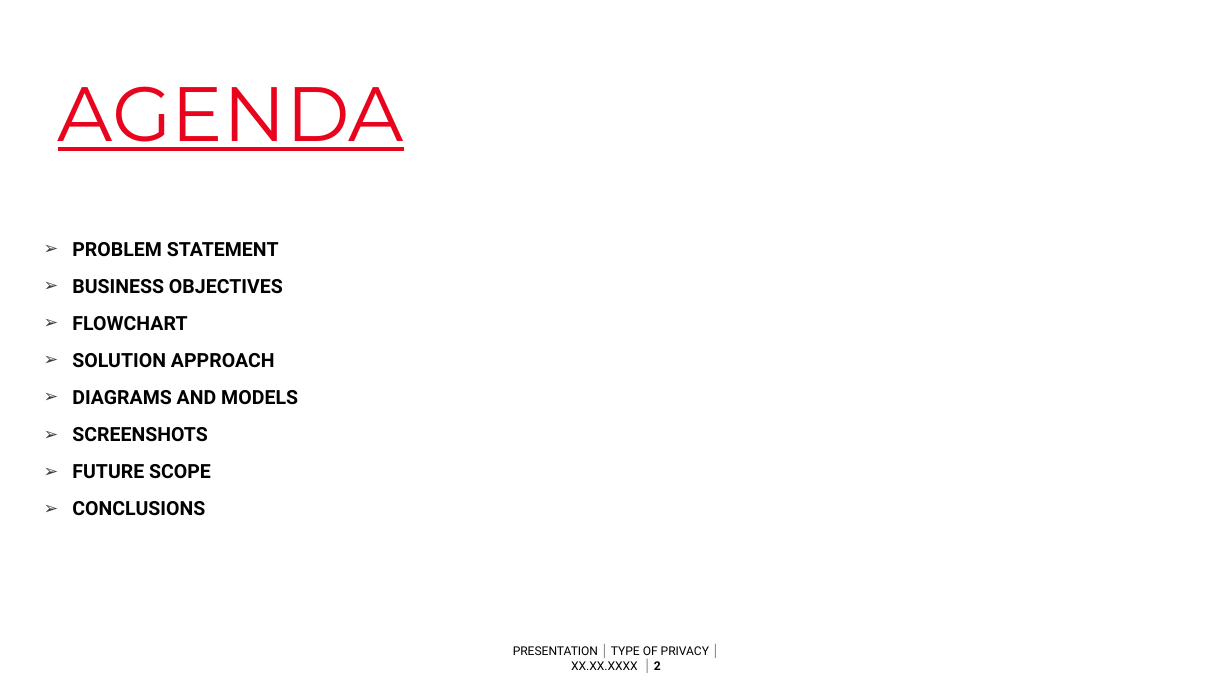
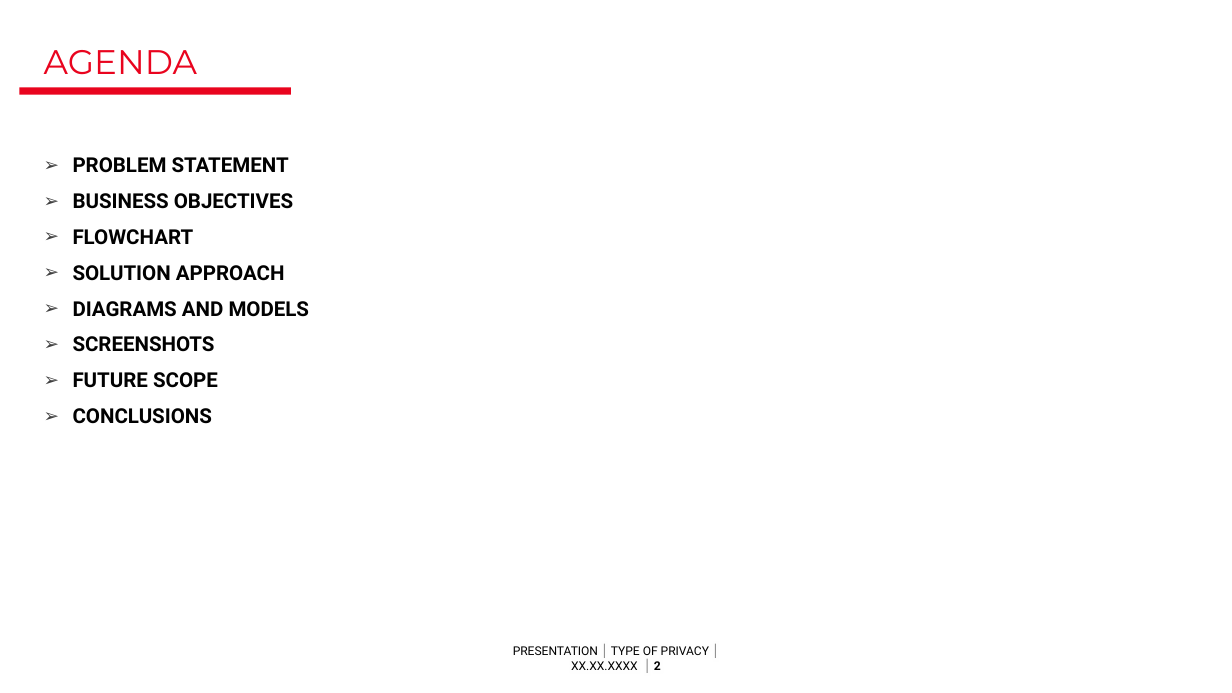
Before and after one commit to amanagrawal151/data-anonymiser, a slide deck: slide 2 of SGBOTS.pptx. Drawn at 1232x693 pixels with LibreOffice and Linux fonts; fonts in the diff are those of the drawing; background and template pictures are left out. Boxes give left, top, right and bottom in pixels: in the first picture for what was removed or moved away, otherwise in the second. Text is boxed around its words. In the diff, an @@ line names an element or a change of style, - is before the commit and + after.

```diff
--- a/SGBOTS.pptx
+++ b/SGBOTS.pptx
@@ title "AGENDA" moved from (x1=58, y1=86, x2=404, y2=151) to (x1=44, y1=50, x2=197, y2=75) @@
@@ title "AGENDA" at (x1=44, y1=50, x2=197, y2=75): size 60 to 26.7 pt, underline off @@
@@ rectangle added at (x1=19, y1=87, x2=291, y2=94), fill #E9041E @@
@@ text "PROBLEM STATEMENT" moved from (x1=72, y1=242, x2=298, y2=516) to (x1=73, y1=157, x2=310, y2=424) @@
@@ text "PROBLEM STATEMENT" at (x1=73, y1=157, x2=310, y2=424): size 15.2 to 16 pt; line spacing 1 to 0.9 @@
```
Also in this commit, not shown: 15 other slides changed, 2 slides added, 1 slide removed.
